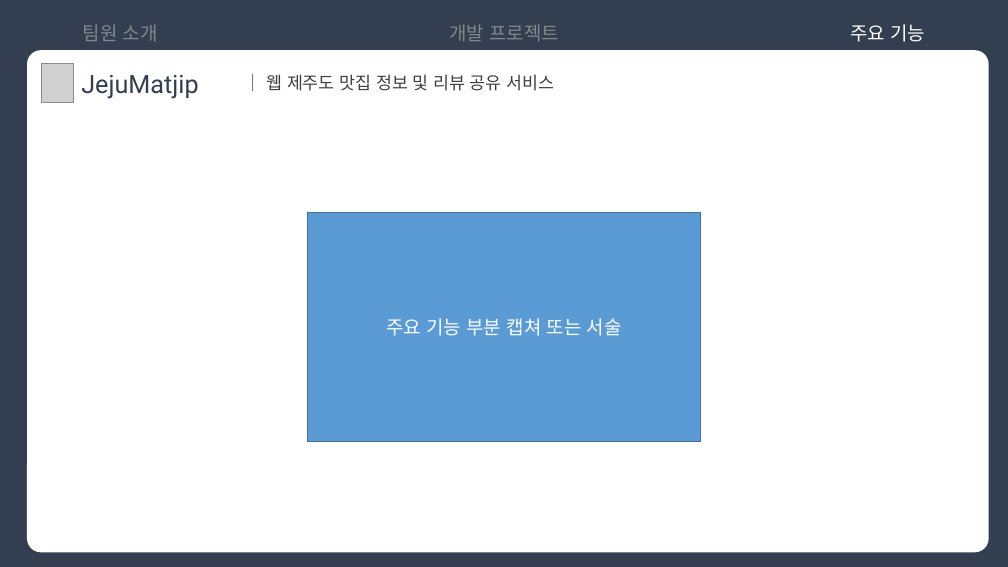
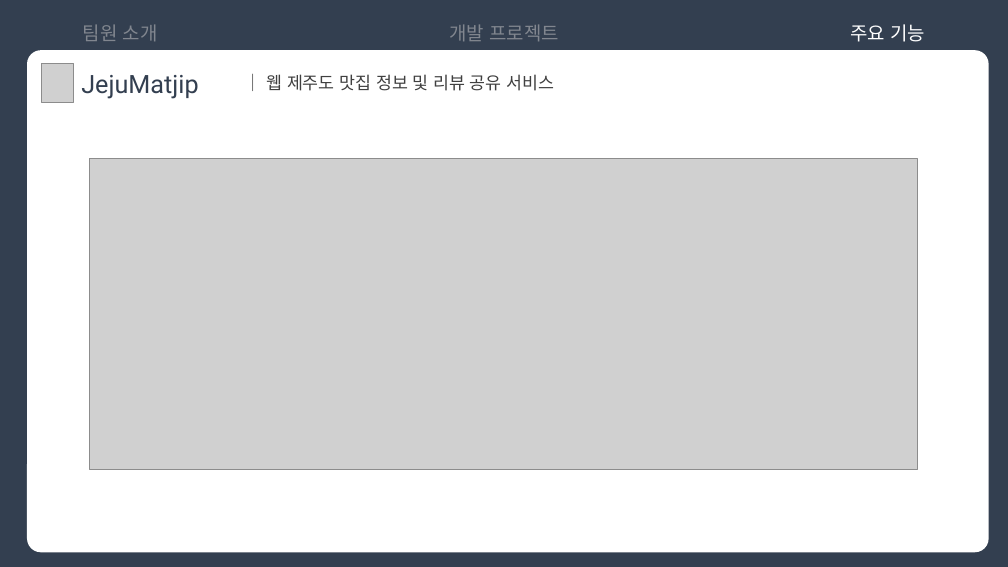
Before and after one commit to tylercho701/pro05, a slide deck: slide 5 of included/JejuMatjipProject.pptx. Drawn at 1008x567 pixels with LibreOffice and Linux fonts; fonts in the diff are those of the drawing; grey boxes stand for pictures. Boxes give left, top, right and bottom in pixels: in the first picture for what was removed or moved away, otherwise in the second. Text is boxed around its words. In the diff, an @@ line names an element or a change of style, - is before the commit and + after.

```diff
--- a/included/JejuMatjipProject.pptx
+++ b/included/JejuMatjipProject.pptx
@@ picture added at (89, 159, 917, 470) @@
@@ rectangle removed at (307, 212, 701, 442) @@
-주요 기능 부분 캡쳐 또는 서술
```
Also in this commit, not shown: 1 other slide changed, 4 other files.
